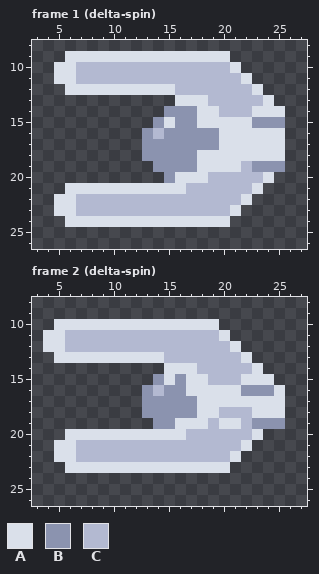
A pixel-art file gets an edit: src/assets/enemies/delta/delta.aseprite. The first picture shows the starting point.
32x32 pixels, 12 frames. Shown: frame 1 (delta-spin): x 3..27, y 8..26; frame 2 (delta-spin): x 3..27, y 8..26. The commit also changed other frames, which this record leaves out.
Visible layers, top first: "top wing", "bottom wing", "Layer 1", "hull".
Palette (. is transparent): A #dae0ea  B #8b93af  C #b3b9d1
Pixels before, frame 1 (delta-spin), first column x 5:
 9 .AAAAAAAAAAAAAAA.....
10 AACCCCCCCCCCCCCCA....
11 AACCCCCCCCCCCCCCCA...
12 .AAAAAAAAAACCCCCCCA..
13 ...........AAACCCCCA.
14 ..........BBBAACCCAAA
15 .........BABBAAAAABBB
16 ........BCBBBBBAAAAAA
17 ........BBBBBBBAAAAAA
18 ........BBBBBAAAAAAAA
19 .........BBBBAAAACBBB
20 ..........BAAACCCCCA.
21 .AAAAAAAAAAACCCCCCA..
22 AACCCCCCCCCCCCCCCA...
23 AACCCCCCCCCCCCCCA....
24 .AAAAAAAAAAAAAAA.....
Pixels before, frame 2 (delta-spin), first column x 4:
10 .AAAAAAAAAAAAAAA......
11 AACCCCCCCCCCCCCCA.....
12 AACCCCCCCCCCCCCCCA....
13 .AAAAAAAAAACCCCCCCA...
14 ...........AAACCCCCA..
15 ..........BABAACCCAAA.
16 .........BCBBAAAAABBBA
17 .........BBBBBAAAAAAAA
18 .........BBBBBAACCCAAA
19 ..........BBAAACAACBBB
20 ..AAAAAAAAAAACCCCCCA..
21 .AACCCCCCCCCCCCCCCA...
22 .AACCCCCCCCCCCCCCA....
23 ..AAAAAAAAAAAAAAA.....
After:
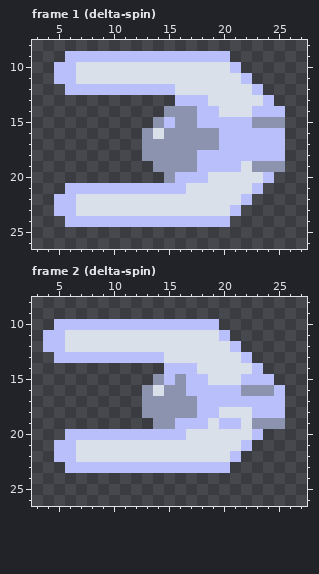
The edit:
Colour A changes from #dae0ea to #b9bffb.
Colour C changes from #b3b9d1 to #dae0ea.
Where, in picture pixels (left, top, right, bottom), the same in both pictures:
changed: (54, 51, 285, 227)
changed: (43, 319, 285, 473)
